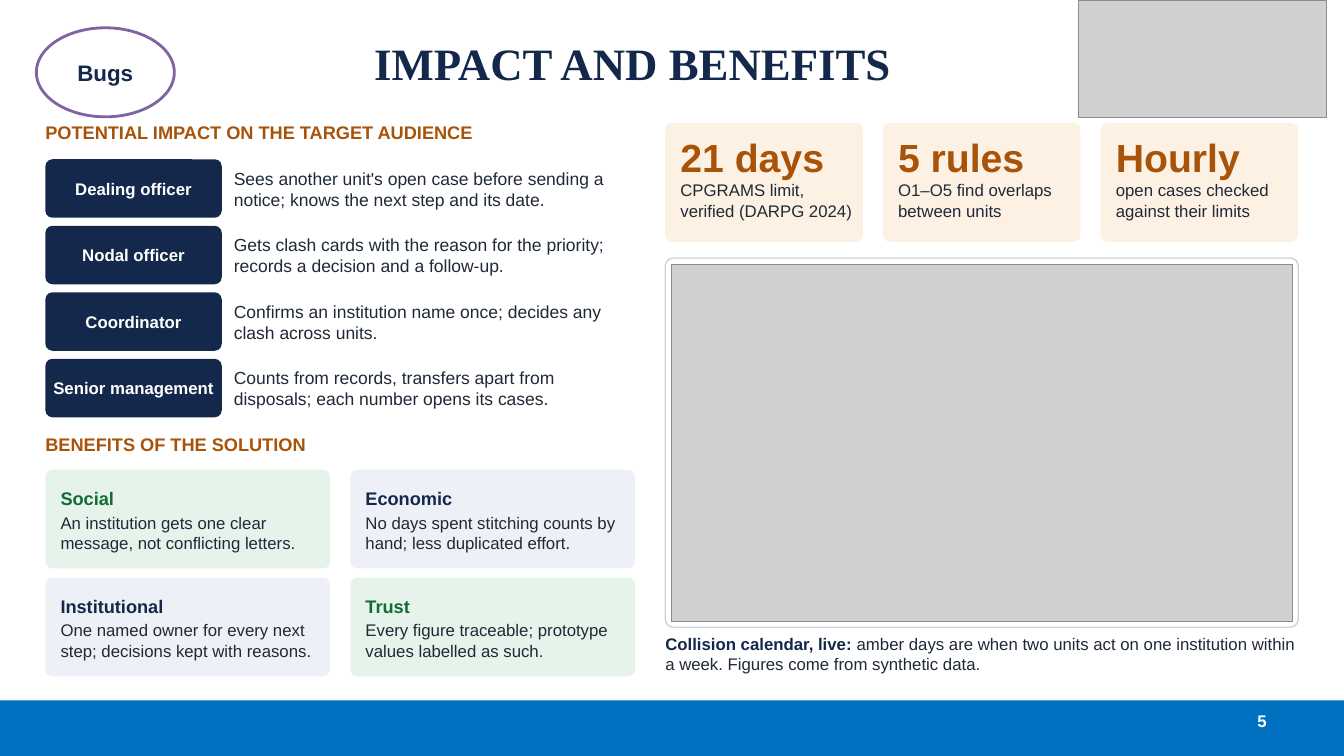
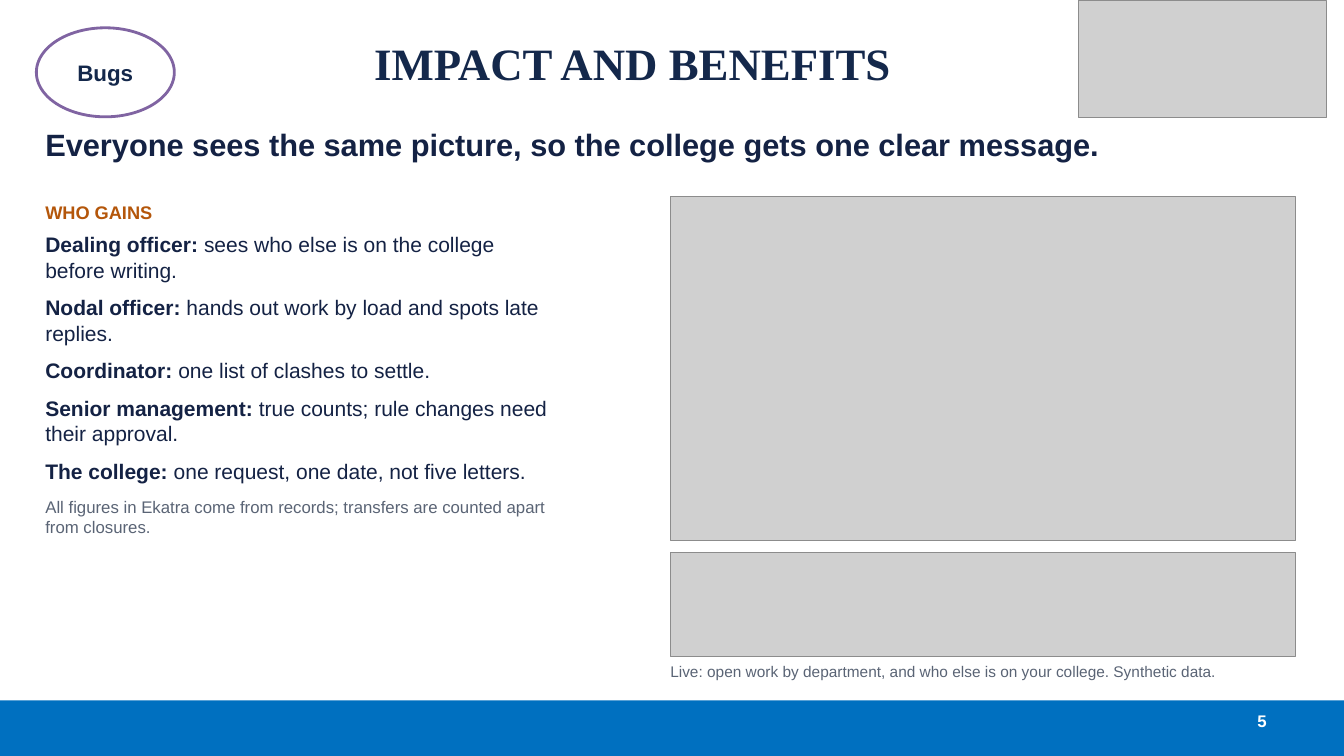
Before and after one commit to HakimK438/Ekatra, a slide deck: slide 5 of Ekatra_SIH26264_Team_Bugs.pptx. Drawn at 1344x756 pixels with LibreOffice and Linux fonts; fonts in the diff are those of the drawing; grey boxes stand for pictures. Boxes give left, top, right and bottom in pixels: in the first picture for what was removed or moved away, otherwise in the second. Text is boxed around its words. In the diff, an @@ line names an element or a change of style, - is before the commit and + after.

Commit message:
Update SIH deck to the current Ekatra: short lines, live screenshots

```diff
--- a/Ekatra_SIH26264_Team_Bugs.pptx
+++ b/Ekatra_SIH26264_Team_Bugs.pptx
@@ text at box(45, 133, 1099, 162): text changed; size 13 to 22 pt; text colour #A8530A to #142244 @@
-POTENTIAL IMPACT ON THE TARGET AUDIENCE
+Everyone sees the same picture, so the college gets one clear message.
@@ rounded rectangle removed at box(665, 123, 863, 242) @@
-21 days
-CPGRAMS limit, verified (DARPG 2024)
@@ rounded rectangle removed at box(883, 123, 1081, 242) @@
-5 rules
-O1–O5 find overlaps between units
@@ rounded rectangle removed at box(1101, 123, 1299, 242) @@
-Hourly
-open cases checked against their limits
@@ rounded rectangle removed at box(45, 159, 222, 218) @@
-Dealing officer
@@ text removed at box(234, 172, 604, 210) @@
-Sees another unit's open case before sending a notice; knows the next step and its date.
@@ text added at box(45, 206, 547, 533), 15 pt, text #142244 @@
+WHO GAINS
+Dealing officer: sees who else is on the college before writing.
+Nodal officer: hands out work by load and spots late replies.
+Coordinator: one list of clashes to settle.
+Senior management: true counts; rule changes need their approval.
+The college: one request, one date, not five letters.
+All figures in Ekatra come from records; transfers are counted apart from closures.
@@ picture: place and size @@
-picture at box(671, 264, 1293, 621)
+picture at box(670, 197, 1296, 540)
@@ rounded rectangle removed at box(45, 226, 222, 284) @@
-Nodal officer
@@ text removed at box(234, 238, 604, 276) @@
-Gets clash cards with the reason for the priority; records a decision and a follow-up.
@@ rounded rectangle removed at box(665, 258, 1299, 627) @@
@@ rounded rectangle removed at box(45, 292, 222, 351) @@
-Coordinator
@@ text removed at box(234, 305, 601, 339) @@
-Confirms an institution name once; decides any clash across units.
@@ rounded rectangle removed at box(45, 359, 222, 417) @@
-Senior management
@@ text removed at box(234, 371, 554, 409) @@
-Counts from records, transfers apart from disposals; each number opens its cases.
@@ text removed at box(45, 438, 306, 451) @@
-BENEFITS OF THE SOLUTION
@@ rounded rectangle removed at box(45, 470, 330, 569) @@
-Social
-An institution gets one clear message, not conflicting letters.
@@ rounded rectangle removed at box(351, 470, 635, 569) @@
-Economic
-No days spent stitching counts by hand; less duplicated effort.
@@ picture added at box(670, 553, 1296, 656) @@
@@ rounded rectangle removed at box(45, 578, 330, 677) @@
-Institutional
-One named owner for every next step; decisions kept with reasons.
@@ rounded rectangle removed at box(351, 578, 635, 677) @@
-Trust
-Every figure traceable; prototype values labelled as such.
@@ text at box(670, 666, 1215, 680): text changed; size 12 to 11 pt; text colour #1F2937 to #5A6475 @@
-Collision calendar, live: amber days are when two units act on one institution within a week. Figures come from synthetic data.
+Live: open work by department, and who else is on your college. Synthetic data.
```
Also in this commit, not shown: 5 other slides changed, 1 other file.
